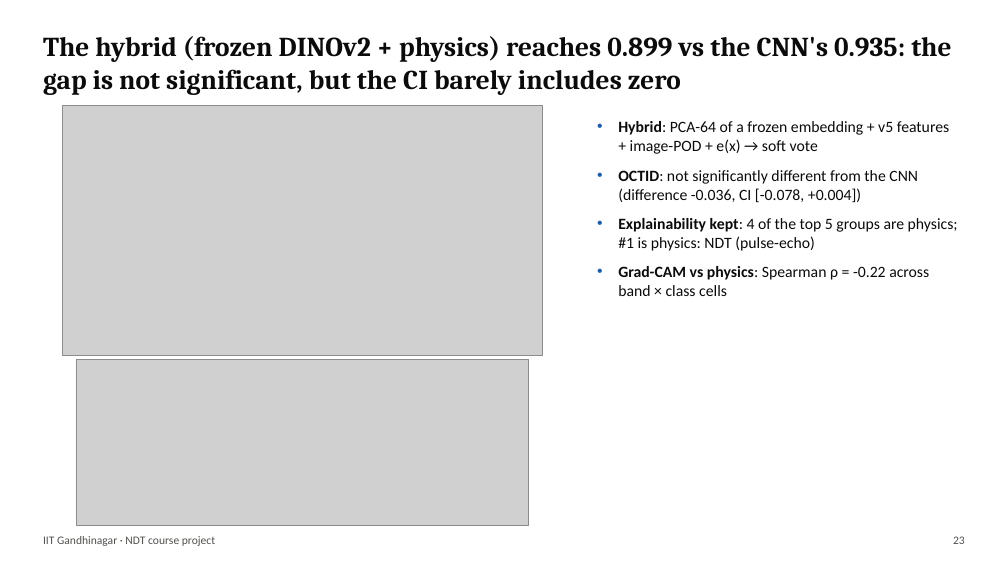
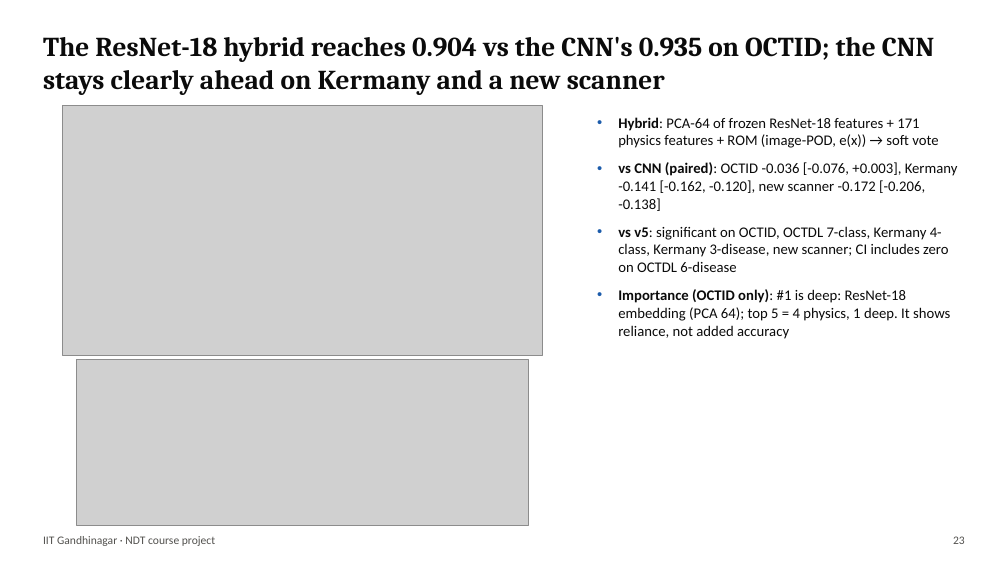
Before and after one commit to Harsh-jain12/retinal-oct-physics-ml, a slide deck: slide 23 of presentation/Retinal_OCT_Physics_ML.pptx. Drawn at 1008x567 pixels with LibreOffice and Linux fonts; fonts in the diff are those of the drawing; grey boxes stand for pictures. Boxes give left, top, right and bottom in pixels: in the first picture for what was removed or moved away, otherwise in the second. Text is boxed around its words. In the diff, an @@ line names an element or a change of style, - is before the commit and + after.

```diff
--- a/presentation/Retinal_OCT_Physics_ML.pptx
+++ b/presentation/Retinal_OCT_Physics_ML.pptx
@@ text at (43,37,934,95): text changed @@
-The hybrid (frozen DINOv2 + physics) reaches 0.899 vs the CNN's 0.935: the gap is not significant, but the CI barely includes zero
+The ResNet-18 hybrid reaches 0.904 vs the CNN's 0.935 on OCTID; the CNN stays clearly ahead on Kermany and a new scanner
@@ text at (618,117,958,339): text changed; size 15 to 14 pt @@
-• Hybrid: PCA-64 of a frozen embedding + v5 features + image-POD + e(x) → soft vote
-• OCTID: not significantly different from the CNN (difference -0.036, CI [-0.078, +0.004])
-• Explainability kept: 4 of the top 5 groups are physics; #1 is physics: NDT (pulse-echo)
-• Grad-CAM vs physics: Spearman ρ = -0.22 across band × class cells
+• Hybrid: PCA-64 of frozen ResNet-18 features + 171 physics features + ROM (image-POD, e(x)) → soft vote
+• vs CNN (paired): OCTID -0.036 [-0.076, +0.003], Kermany -0.141 [-0.162, -0.120], new scanner -0.172 [-0.206, -0.138]
+• vs v5: significant on OCTID, OCTDL 7-class, Kermany 4-class, Kermany 3-disease, new scanner; CI includes zero on OCTDL 6-disease
+• Importance (OCTID only): #1 is deep: ResNet-18 embedding (PCA 64); top 5 = 4 physics, 1 deep. It shows reliance, not added accuracy
```
Also in this commit, not shown: 8 other slides changed, 2 slides added, 20 other files.
